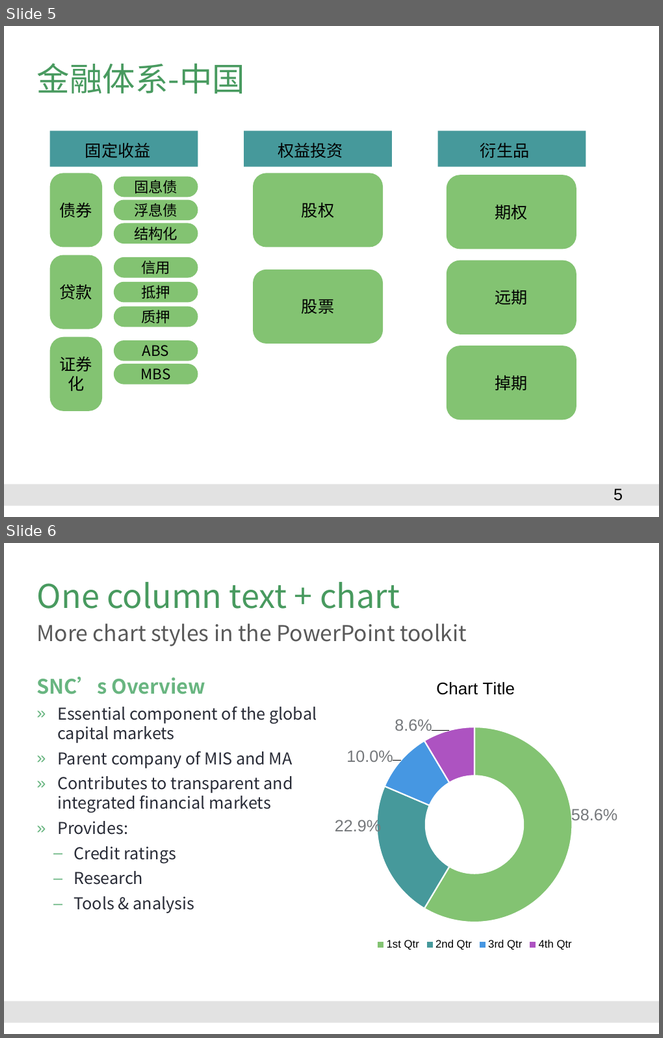
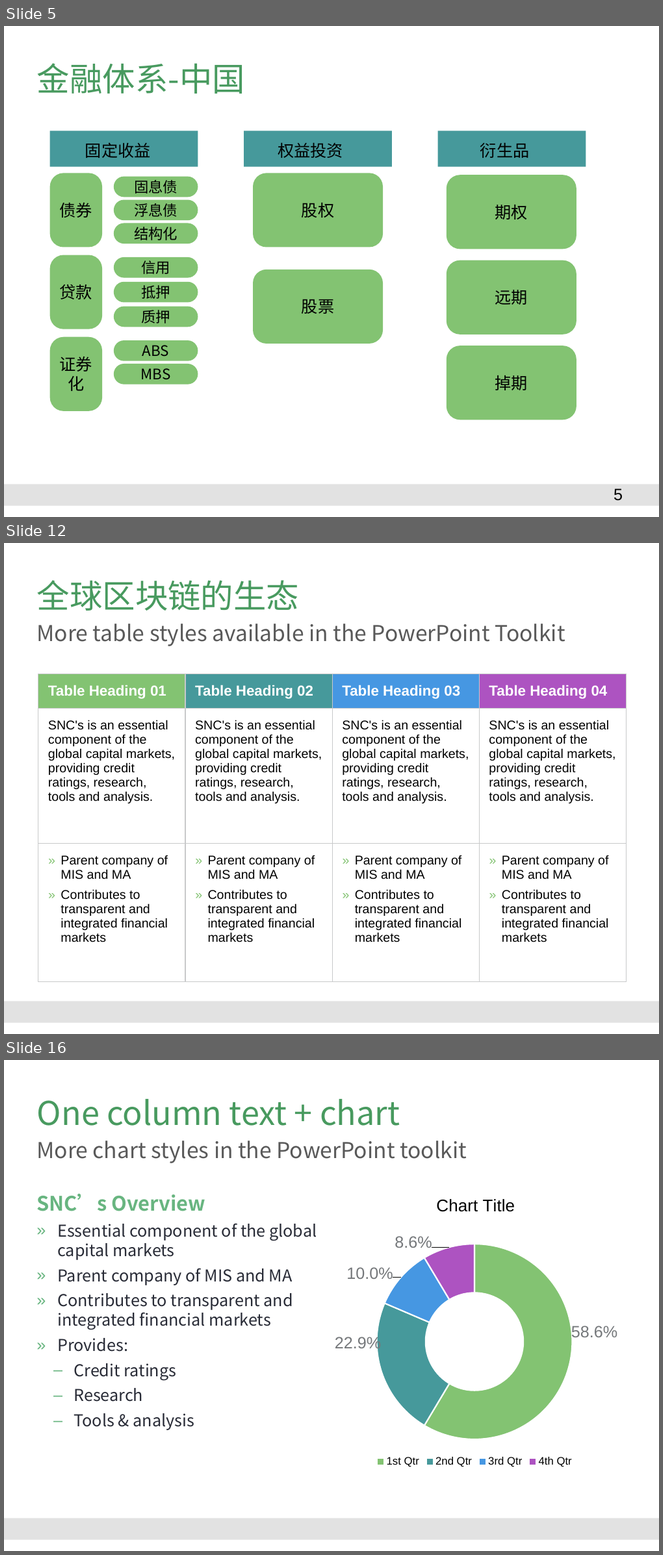
Before and after one commit to Catfeeds/DOC, a slide deck: 阿曼/proposal for Oman.pptx. Shown one above the other, each under a label of ours: slides 5 and 6 before the commit, slides 5, 12 and 16 after it; the slides between them are not shown. The pictures are 663x1038 and 663x1555 pixels, drawn with LibreOffice and Linux fonts; fonts in the diff are those of the drawing; background and template pictures are left out. Boxes give left, top, right and bottom in pixels: in the first picture for what was removed or moved away, otherwise in the second. Text is boxed around its words. In the diff, an @@ line names an element or a change of style, - is before the commit and + after.

```diff
--- a/阿曼/proposal for Oman.pptx
+++ b/阿曼/proposal for Oman.pptx
@@ slide 12 added at [4,543,659,1034], background #FFFFFF; not listed: 1 template element that a slide beside it also shows @@
@@ title added at [37,580,299,611], 36 pt, text #489A5F @@
+全球区块链的生态
@@ text added at [36,624,565,646], 24 pt, text #595959 @@
+More table styles available in the PowerPoint Toolkit
@@ table added at [38,674,625,982], 3 rows, 4 columns @@
+Table Heading 01 | Table Heading 02 | Table Heading 03 | Table Heading 04
+SNC's is an essential component of the global capital markets, providing credit ratings, research, tools and analysis. | SNC's is an essential component of the global capital markets, providing credit ratings, research, tools and analysis. | SNC's is an essential component of the global capital markets, providing credit ratings, research, tools and analysis. | SNC's is an essential component of the global capital markets, providing credit ratings, research, tools and analysis.
+Parent company of MIS and MA / Contributes to transparent and integrated financial markets | Parent company of MIS and MA / Contributes to transparent and integrated financial markets | Parent company of MIS and MA / Contributes to transparent and integrated financial markets | Parent company of MIS and MA / Contributes to transparent and integrated financial markets
@@ what was slide 6 is now slide 16 @@
```
Also in this commit, not shown: 3 slides changed, 8 other slides added, 4 other files.
